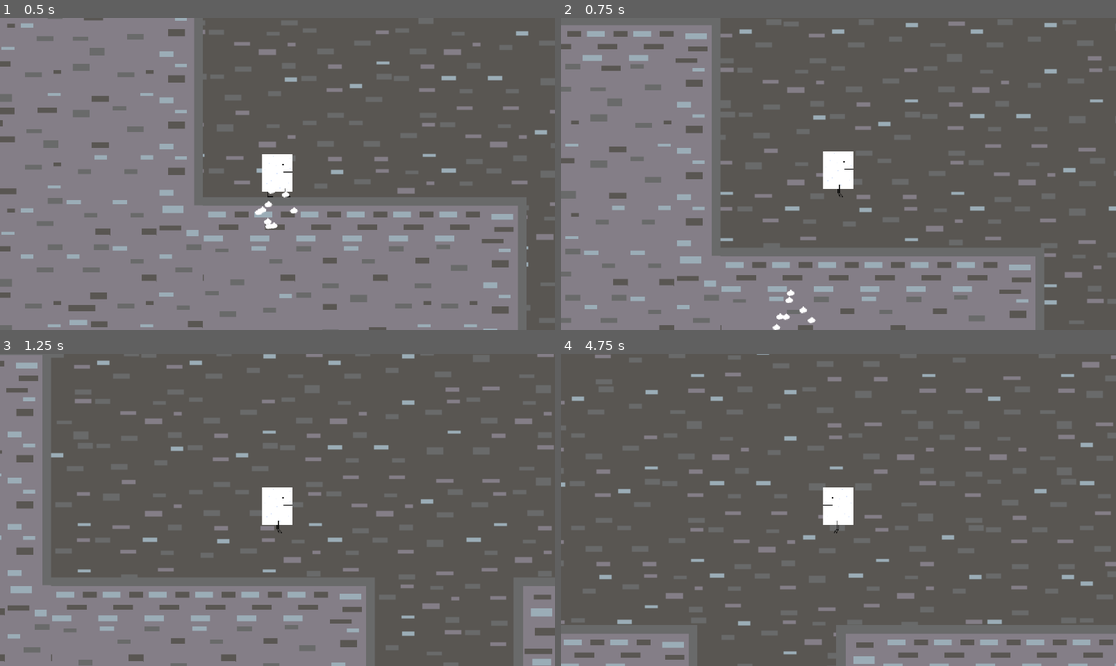
Above: before the commit, frames 1-4 (two rows, left to right).
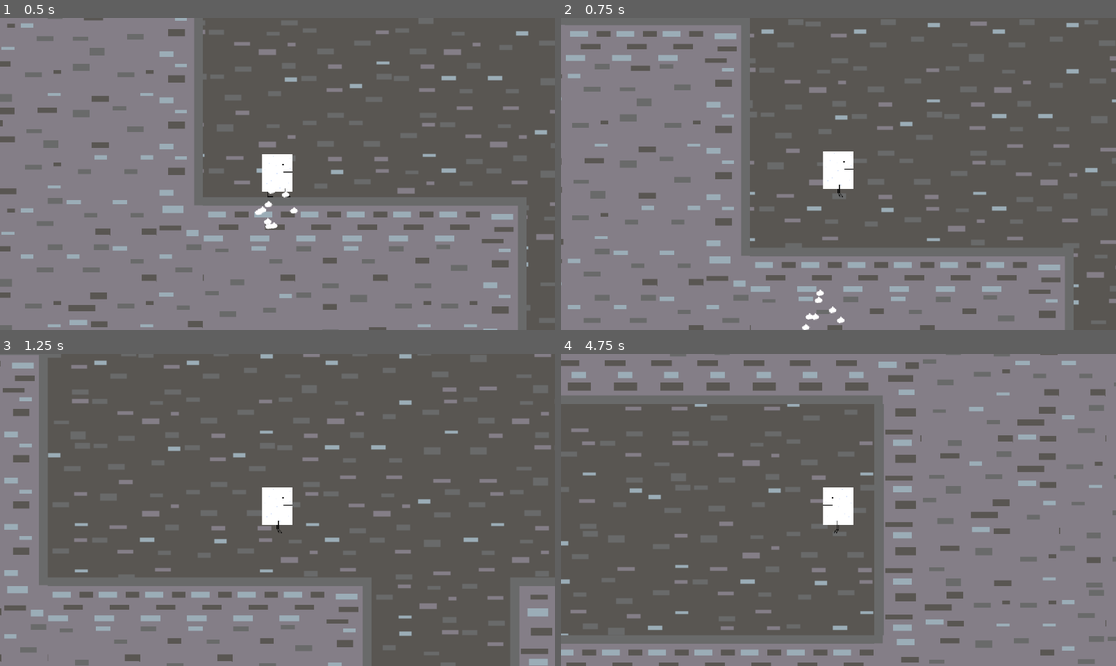
Above: after the commit, the same moments.

Repository: Reicher/soy-boy
Game: Godot game, scene res://main.tscn
The game is run twice, just before and just after one commit, with the same random seed, the same clock (stepped at 60 frames per second) and the same inputs.
Inputs:
- Up to frame 1 (0.5 s): no input
- Up to frame 2 (0.75 s): tap Enter (ui_accept) at 0.5, 0.6 s; hold Right (ui_right) from 0.53 s (still down)
- Up to frame 3 (1.25 s): keep holding Right (ui_right); tap Enter (ui_accept) at 0.77, 1.07 s
- Up to frame 4 (4.75 s): tap Enter (ui_accept) at 1.35, 1.52, 1.82, 2.1, 2.85, 3.02, 3.32, 3.6, 3.77, 4.07, 4.35, 4.52 s; release Right (ui_right) at 2.03 s; hold Left (ui_left) 2.03-2.78 s; hold Right (ui_right) 2.78-4.28 s; hold Left (ui_left) from 4.28 s (still down)

Frame 1 is identical in both runs. In frame 2, 18% of the frame differs, in the area x 0-100%, y 1-100%; in frame 3, 3.6%; in frame 4, 47%, in the area x 0-100%, y 0-100%.

Commit message:
Add acceleration and deceleration to soyboy

Diff:
--- a/script/soyBoy.gd
+++ b/script/soyBoy.gd
@@ -3,104 +3,103 @@
 @onready var animatedSprite = $AnimatedSprite2D
 @onready var splatter = $CPUParticles2D
 
-const SPEED = 300.0
+const SPEED = 500.0
 const JUMP_VELOCITY = -350.0
 const WALL_SLIDING_SPEED = 1200
+const ACCELERATION = 900.0  # Controls how quickly we reach max speed
+const DECELERATION = 600.0  # Controls how quickly we stop
 
 var gravity = ProjectSettings.get_setting("physics/2d/default_gravity")
 var jumpsMade = 0
 var doWallJump = false
 
-var previous_velocity = Vector2.ZERO  # To track velocity between frames
+var previous_velocity = Vector2.ZERO
 var is_jumping = false
 
 func _physics_process(delta):
 	var direction = Input.get_axis("ui_left", "ui_right")
-	if is_on_wall_only() && (
-		Input.is_action_pressed("ui_left") || Input.is_action_pressed("ui_right")):
-			velocity.y = WALL_SLIDING_SPEED * delta
-	elif not is_on_floor():
+
+	# Apply gravity or wall sliding effect
+	if is_on_wall_only() and direction != 0:
+		velocity.y = WALL_SLIDING_SPEED * delta
+	elif !is_on_floor():
 		velocity.y += gravity * delta
 	else:
 		jumpsMade = 0
 
+	# Handle jumping
 	if Input.is_action_just_pressed("ui_accept"):
 		if is_on_wall_only():
-			velocity.y = JUMP_VELOCITY
-			velocity.x = -direction * SPEED
-			doWallJump = true
-			$WallJumpTimer.start()
+			_wall_jump(direction)
 		elif is_on_floor() || jumpsMade < 2:
-			velocity.y = JUMP_VELOCITY
-			jumpsMade += 1
+			_jump()
 
-	if direction && not doWallJump: velocity.x = direction * SPEED
-	elif not doWallJump: velocity.x = move_toward(velocity.x, 0, SPEED)
+	# Smooth acceleration and deceleration
+	if direction != 0 and !doWallJump:
+		velocity.x = move_toward(velocity.x, direction * SPEED, ACCELERATION * delta)
+	elif !doWallJump:
+		velocity.x = move_toward(velocity.x, 0, DECELERATION * delta)
 
-	_setAnimation(direction)
+	# Set animation and adjust speed based on movement
+	_setAnimation()
 
 	move_and_slide()
 
-	 # Check for impacts
+	# Check for impacts
 	_check_for_impacts()
 
 	# Update previous velocity
 	previous_velocity = velocity
 
-func _setAnimation(direction):
-	if velocity.x > 0:
-		animatedSprite.flip_h = false
-	elif velocity.x < 0:
-		animatedSprite.flip_h = true
-	elif velocity.x == 0:
-		if direction > 0:
-			animatedSprite.flip_h = false
-		elif direction < 0:
-			animatedSprite.flip_h = true
+func _wall_jump(direction):
+	velocity.y = JUMP_VELOCITY
+	velocity.x = -direction * SPEED/2
+	doWallJump = true
+	$WallJumpTimer.start()
 
-	if is_on_wall_only() and (velocity.x != 0 or direction != 0):
-		animatedSprite.flip_h = !animatedSprite.flip_h
+func _jump():
+	velocity.y = JUMP_VELOCITY
+	jumpsMade += 1
 
+func _setAnimation():
+	# Flip sprite based on direction
+	animatedSprite.flip_h = velocity.x < 0
+
+	# Set animation based on character state
 	if is_on_wall():
-		is_jumping = false  # Reset jumping flag when sliding on the wall
+		is_jumping = false
 		animatedSprite.play("wall slide")
 	elif !is_on_floor():
 		if !is_jumping:
-			is_jumping = true  # Set the jumping flag when starting a jump
-			animatedSprite.play("jump")  # Play the jump animation once
-	elif velocity.x != 0:
-		is_jumping = false  # Reset jumping flag when running on the ground
+			is_jumping = true
+			animatedSprite.play("jump")
+	elif abs(velocity.x) > 10:  # Small threshold to avoid jitter
+		is_jumping = false
 		animatedSprite.play("run")
+		# Adjust animation speed based on horizontal velocity
+		animatedSprite.speed_scale = 0.5 + (abs(velocity.x) / SPEED) * 1.5
 	else:
-		is_jumping = false  # Reset jumping flag when idle on the ground
+		is_jumping = false
 		animatedSprite.play("idle")
+		animatedSprite.speed_scale = 1.0  # Default speed for idle
 
 func _on_wall_jump_timer_timeout():
 	doWallJump = false
 
 func _check_for_impacts():
 	var impactThreshold = 200
-	# Check if we just landed
 	if is_on_floor() and previous_velocity.y > impactThreshold:
 		_emit_splatter()
-	# Check if we just hit a wall
 	elif is_on_wall() and abs(previous_velocity.x) > impactThreshold:
 		_emit_splatter()
 
 func _emit_splatter():
 	var PARTICLE_SPEED_MULTIPLIER = 0.5
-
-	# Stop any existing emission
 	splatter.emitting = false
 
-	# Calculate the emission direction based on Soyboy's velocity
 	var impact_velocity = velocity.normalized()
-
-	# Splatter is shot to the opposite direction
 	splatter.direction = -impact_velocity
 	splatter.initial_velocity_min = velocity.length() * PARTICLE_SPEED_MULTIPLIER * 0.8
 	splatter.initial_velocity_max = velocity.length() * PARTICLE_SPEED_MULTIPLIER * 1.2
-		# Adjust PARTICLE_SPEED_MULTIPLIER as needed to scale particle speed
 
-	# Start emitting
 	splatter.emitting = true
